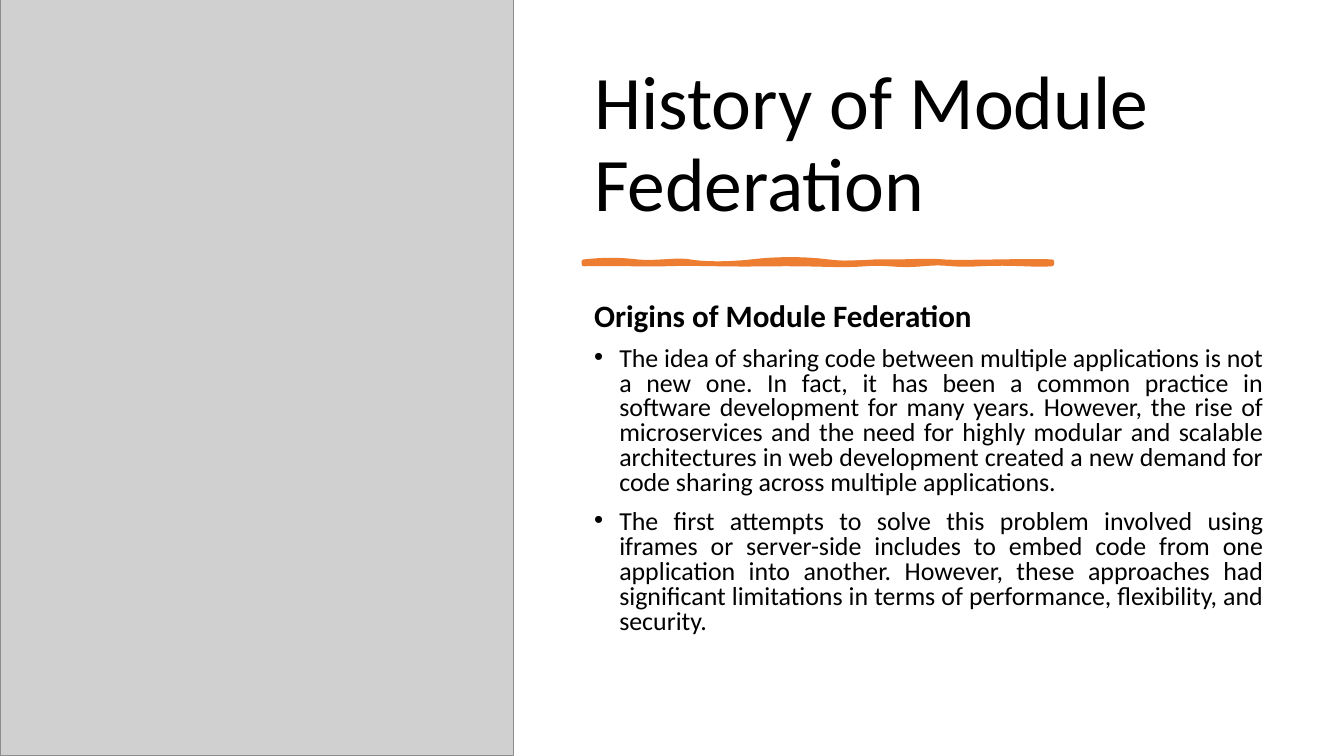
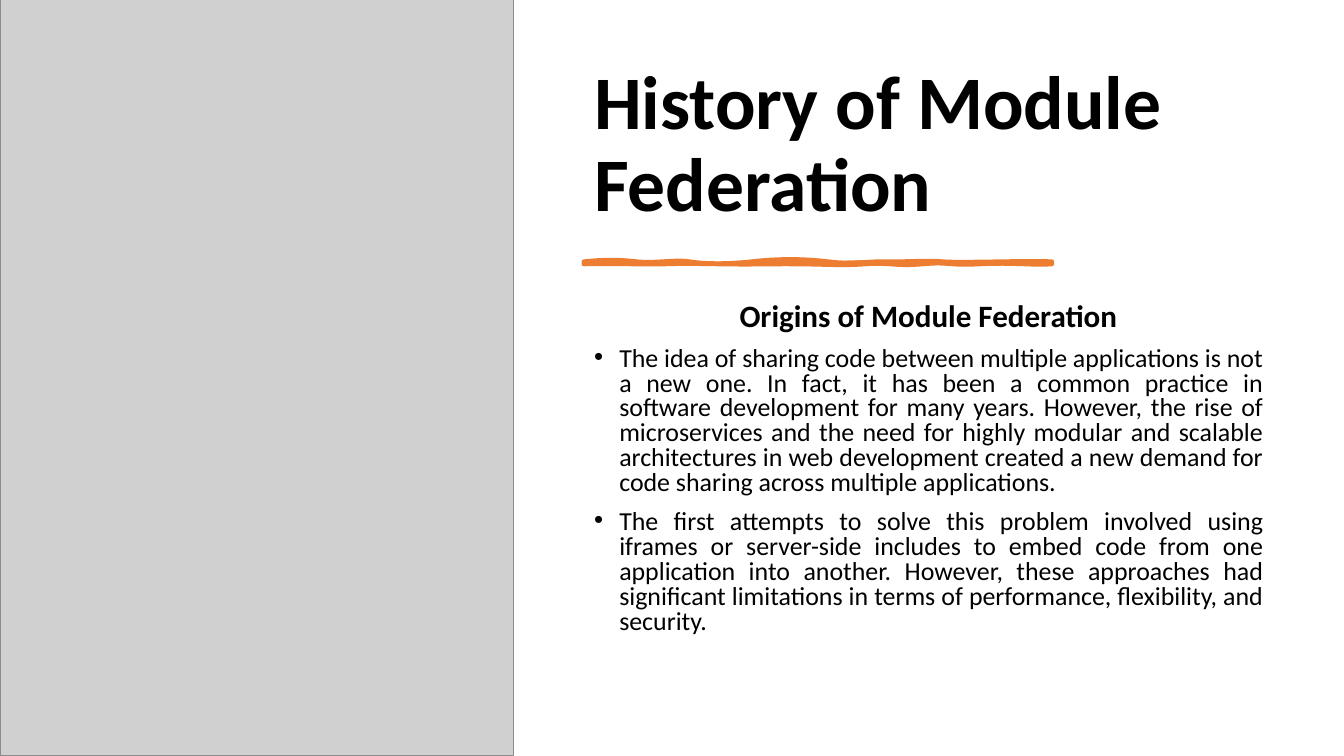
Before and after one commit to stevensamir20/Module-Federation, a slide deck: slide 3 of Module Federation.pptx (slide 2 before the commit). Drawn at 1344x756 pixels with LibreOffice and Linux fonts; fonts in the diff are those of the drawing; grey boxes stand for pictures. Boxes give left, top, right and bottom in pixels: in the first picture for what was removed or moved away, otherwise in the second. Text is boxed around its words. In the diff, an @@ line names an element or a change of style, - is before the commit and + after.

```diff
--- a/Module Federation.pptx
+++ b/Module Federation.pptx
@@ title "History of Module Federation" at [594, 76, 1161, 212]: bold on @@
@@ text at [740, 305, 1117, 333]: alignment left to centre @@
```
Also in this commit, not shown: 15 other slides changed, 1 slide added.
